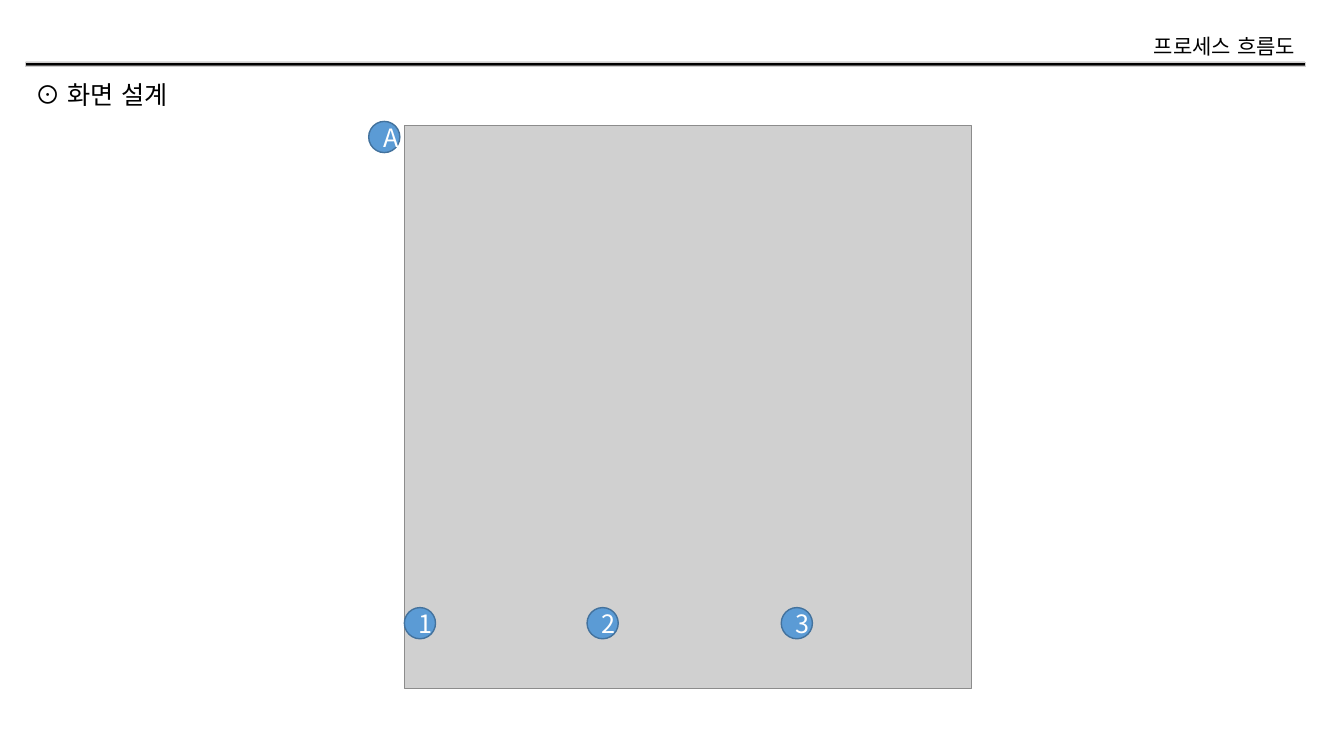
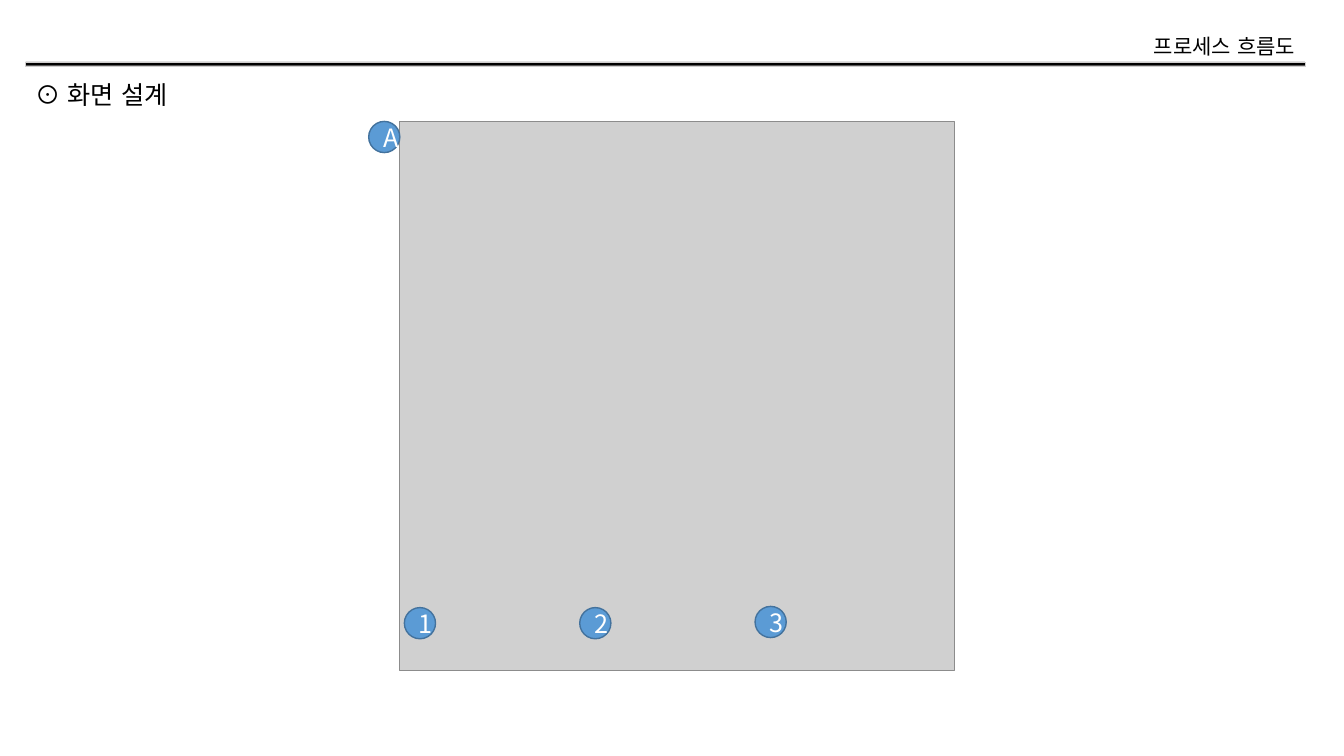
Before and after one commit to smilebulee/infogen_ims, a slide deck: slide 3 of 산출물/설계/AND-001.화면설계서/20200806_IMS_AND-07_화면설계서_개발자 등록_v0.1.pptx. Drawn at 1344x756 pixels with LibreOffice and Linux fonts; fonts in the diff are those of the drawing; grey boxes stand for pictures. Boxes give left, top, right and bottom in pixels: in the first picture for what was removed or moved away, otherwise in the second. Text is boxed around its words. In the diff, an @@ line names an element or a change of style, - is before the commit and + after.

```diff
--- a/산출물/설계/AND-001.화면설계서/20200806_IMS_AND-07_화면설계서_개발자 등록_v0.1.pptx
+++ b/산출물/설계/AND-001.화면설계서/20200806_IMS_AND-07_화면설계서_개발자 등록_v0.1.pptx
@@ picture: place and size @@
-picture at [404,125,972,688]
+picture at [400,121,955,670]
@@ ellipse "2": place and size @@
-ellipse "2" at [587,608,618,639]
+ellipse "2" at [580,608,611,639]
@@ ellipse "3": place and size @@
-ellipse "3" at [781,608,813,639]
+ellipse "3" at [755,607,786,638]
```
Also in this commit, not shown: 1 other slide changed, 4 other files.
